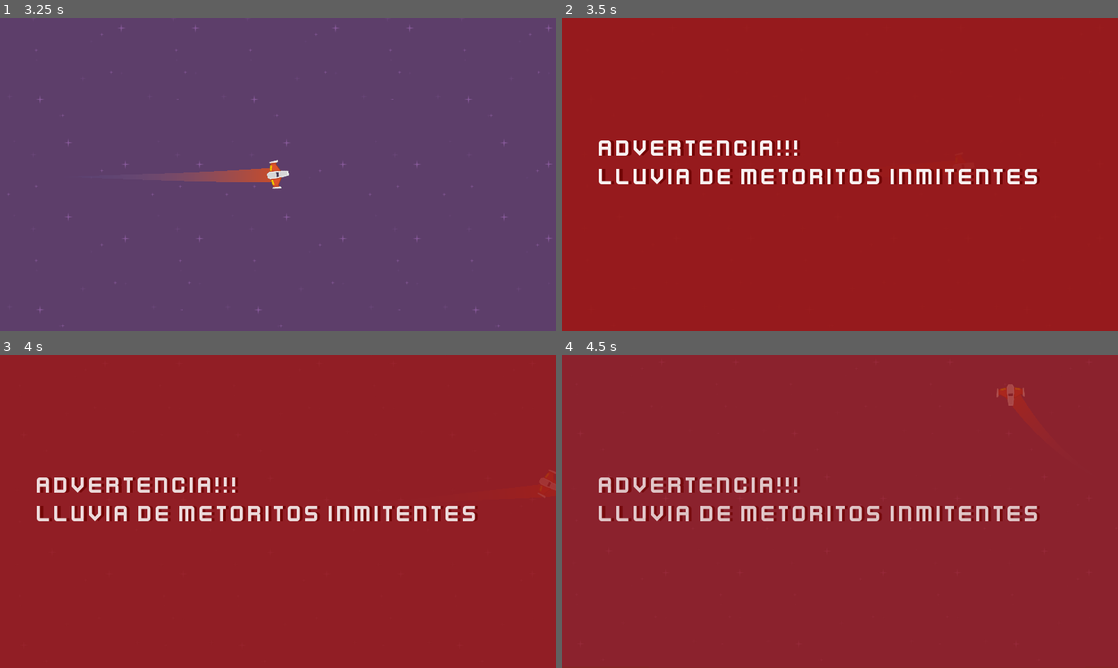
Above: before the commit, frames 1-4 (two rows, left to right).
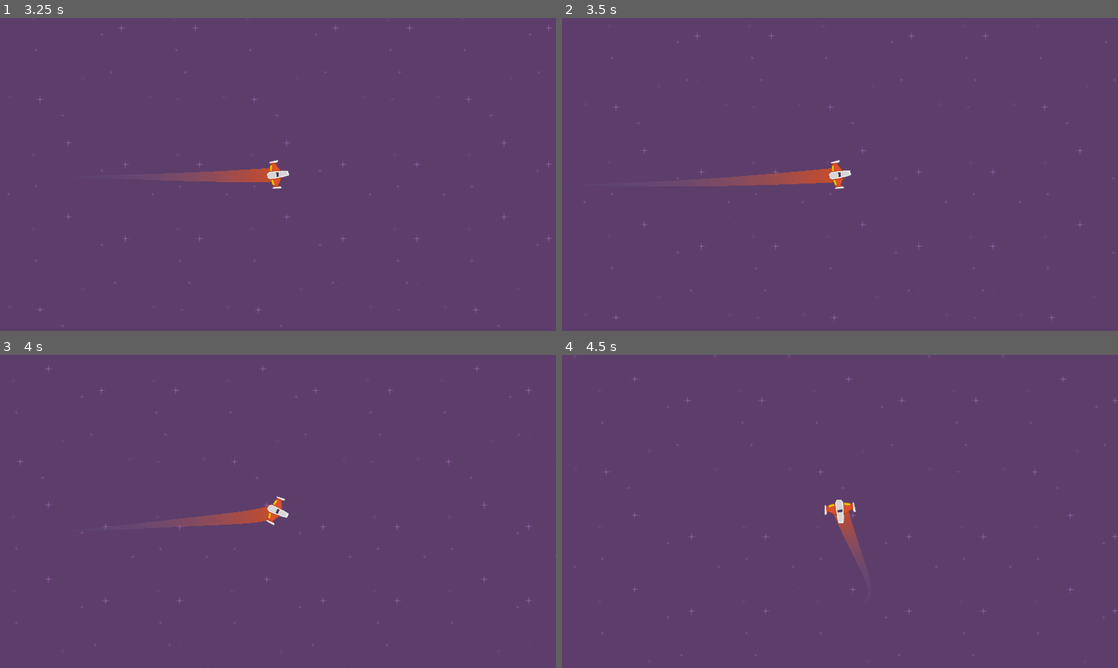
Above: after the commit, the same moments.

Repository: Elunneh/Juego-Meteo
Game: Godot game, scene res://Juego/Niveles/NivelTest.tscn
Same seed, same stepped clock (60 frames per second), same inputs: the game is played once before the commit and once after it.
Inputs (mouse positions are in pixels of both pictures, inside the frame that each line leads up to):
- Up to frame 1 (3.25 s): move the mouse to (400, 158) at 0.52 s; press the mouse at (400, 158) at 0.53 s; hold W (mover_adelante) 0.53-1.28 s; tap Enter at 1.25 s; move the mouse to (166, 190) at 1.27 s; release the mouse at (166, 190) at 1.28 s; hold S (mover_atras) 1.28-2.03 s; right-click (166, 190) at 1.35 s; move the mouse to (333, 105) at 2.02 s; hold W (mover_adelante) from 2.03 s (still down); tap E (recarga_laser) at 2.1 s; move the mouse to (250, 237) at 2.77 s; tap A (rotar_antihorario) at 2.85 s
- Up to frame 2 (3.5 s): keep holding W (mover_adelante)
- Up to frame 3 (4 s): move the mouse to (444, 558) at 3.52 s; release W (mover_adelante) at 3.53 s; hold S (mover_atras) from 3.53 s (still down); hold D (rotar_horario) from 3.53 s (still down)
- Up to frame 4 (4.5 s): keep holding S (mover_atras); move the mouse to (673, 464) at 4.27 s; release D (rotar_horario) at 4.28 s; tap Mouse wheel up (zoom_acercar) at 4.35 s

Frame 1 is identical in both runs. In frame 2, 100% of the frame differs, in the area x 0-100%, y 0-100%; in frame 3, 100%; in frame 4, 100%.

Commit message:
Update NivelTest.tscn

Diff:
--- a/Juego/Niveles/NivelTest.tscn
+++ b/Juego/Niveles/NivelTest.tscn
@@ -87,7 +87,7 @@
 [node name="TriggersLluviaMeteoritos" type="Node" parent="."]
 
 [node name="SectorDePeligro" parent="TriggersLluviaMeteoritos" instance=ExtResource( 5 )]
-position = Vector2( 2215.3, 190.417 )
+position = Vector2( 2225.38, -671.37 )
 tipo_peligro = "Meteorito"
 
 [node name="ContenedorEstaciones" type="Node" parent="."]
